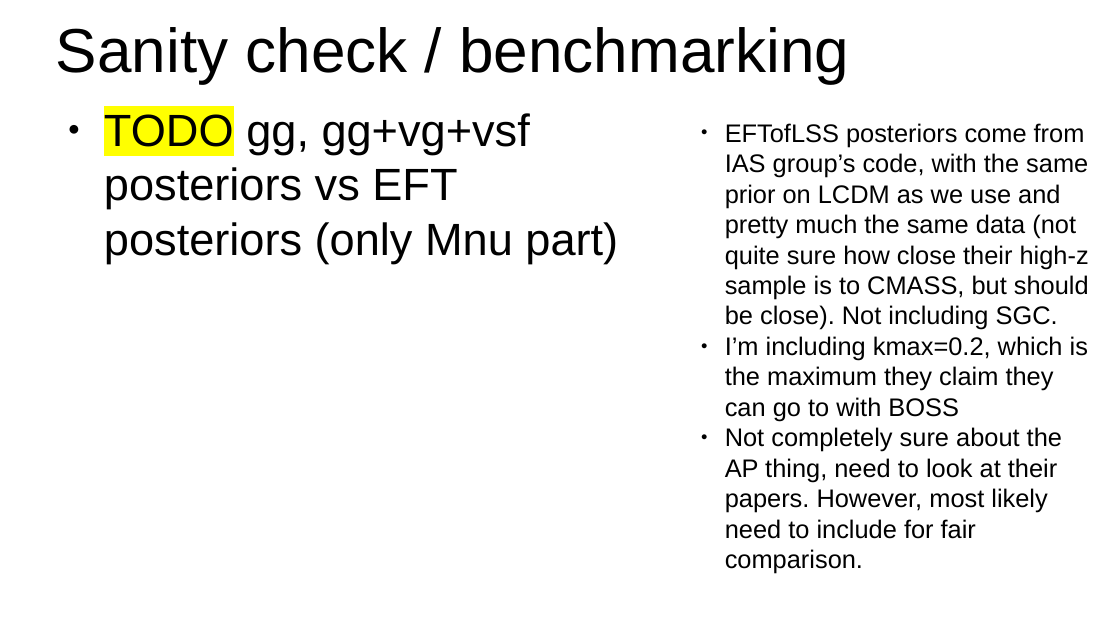
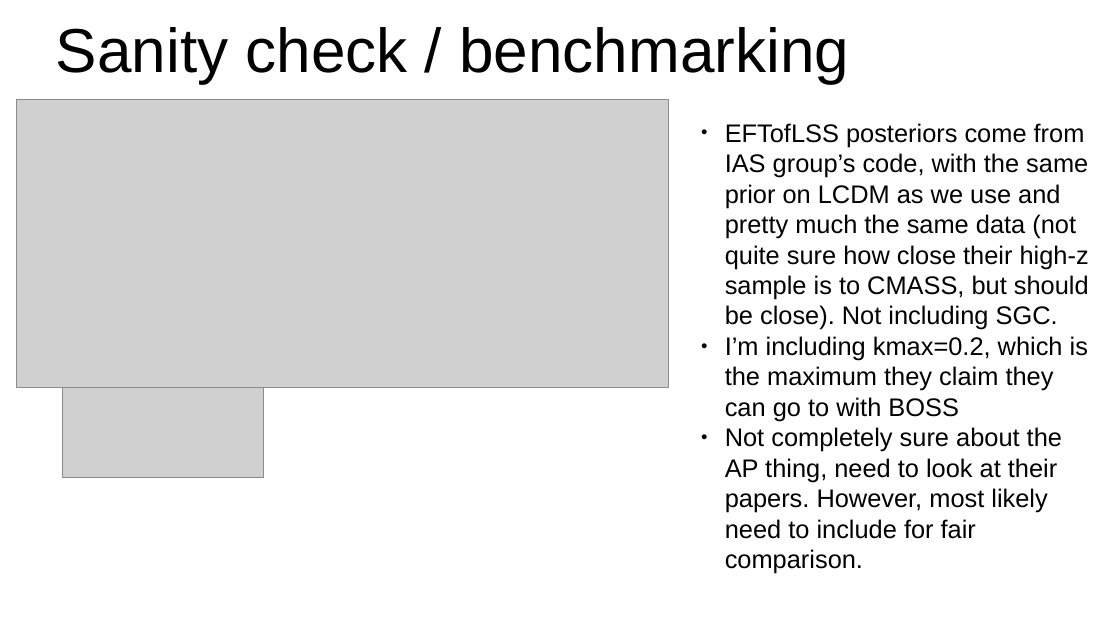
Before and after one commit to leanderthiele/nuvoid_production, a slide deck: slide 10 of presentation_020923.odp. Drawn at 1120x630 pixels with LibreOffice and Linux fonts; fonts in the diff are those of the drawing; grey boxes stand for pictures. Boxes give left, top, right and bottom in pixels: in the first picture for what was removed or moved away, otherwise in the second. Text is boxed around its words. In the diff, an @@ line names an element or a change of style, - is before the commit and + after.

```diff
--- a/presentation_020923.odp
+++ b/presentation_020923.odp
@@ picture added at (x1=16, y1=100, x2=669, y2=388) @@
@@ text removed at (x1=104, y1=113, x2=618, y2=263) @@
-● TODO gg, gg+vg+vsf posteriors vs EFT posteriors (only Mnu part)
@@ picture added at (x1=63, y1=387, x2=263, y2=478) @@
```
Also in this commit, not shown: 2 other slides changed, 5 slides added, 4 slides removed, 1 other file.
